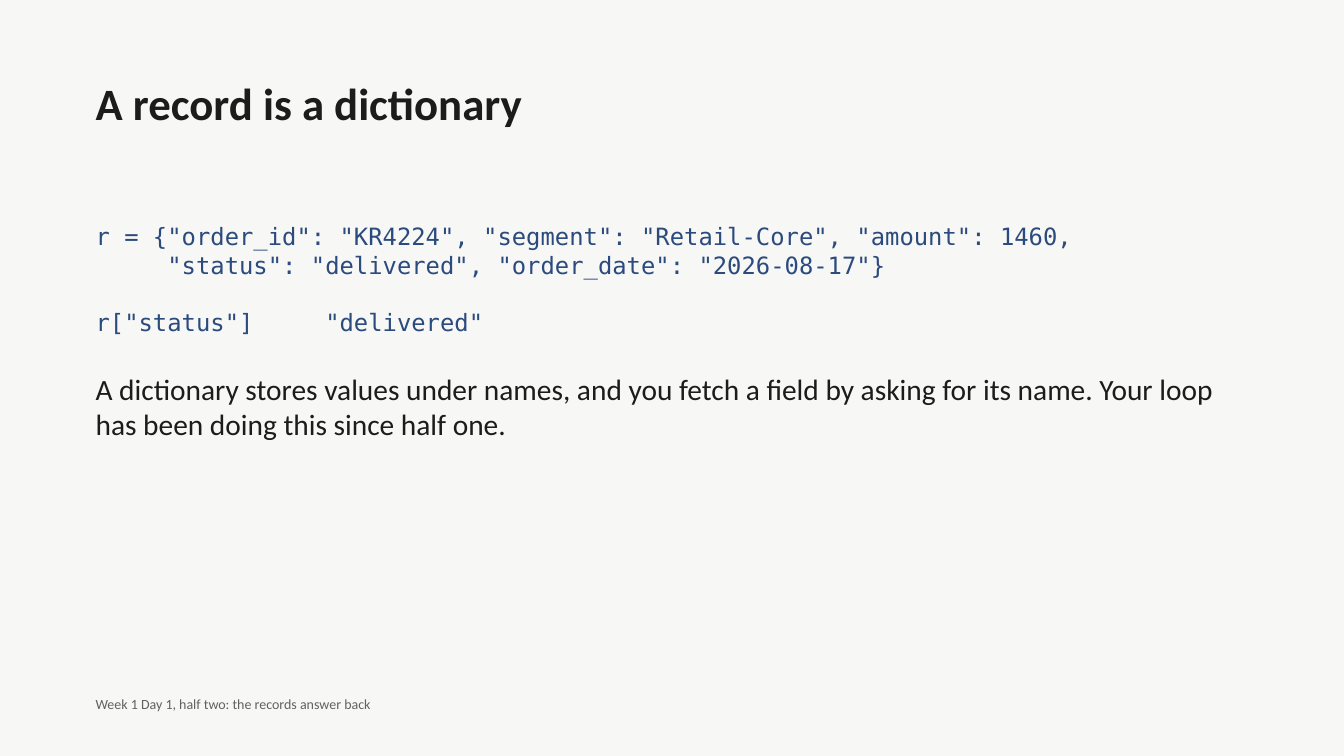
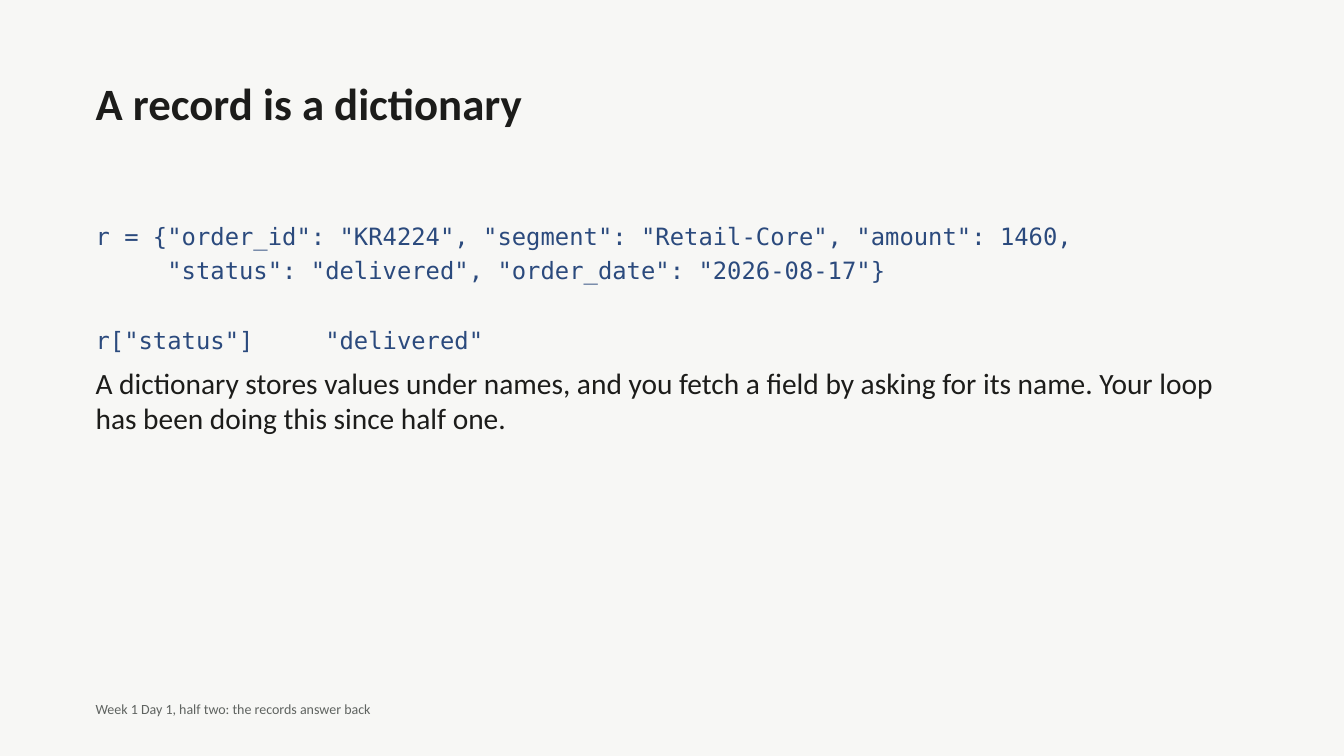
Before and after one commit to fde-academy-lab/c2-content-factory, a slide deck: slide 18 of content/W01/D1/C2_W01_D01_deck_half2_STUDENT.pptx. Drawn at 1344x756 pixels with LibreOffice and Linux fonts; fonts in the diff are those of the drawing. Boxes give left, top, right and bottom in pixels: in the first picture for what was removed or moved away, otherwise in the second. Text is boxed around its words. In the diff, an @@ line names an element or a change of style, - is before the commit and + after.

```diff
--- a/content/W01/D1/C2_W01_D01_deck_half2_STUDENT.pptx
+++ b/content/W01/D1/C2_W01_D01_deck_half2_STUDENT.pptx
@@ text "r = {"order_id": "KR4224", "segment": ..." at bbox=[96, 226, 1072, 352]: more space between paragraphs @@
@@ text at bbox=[96, 379, 1212, 440]: paragraph removed @@
-A dictionary stores values under names, and you fetch a field by asking for its name. Your loop has been doing this since half one.
@@ text added at bbox=[96, 373, 1212, 434], 21 pt, text #1C1C1A @@
+A dictionary stores values under names, and you fetch a field by asking for its name. Your loop has been doing this since half one.
@@ text "Week 1 Day 1, half ...": place and size @@
-text "Week 1 Day 1, half ..." at bbox=[96, 699, 370, 711]
+text "Week 1 Day 1, half ..." at bbox=[96, 704, 370, 716]
```
Also in this commit, not shown: 31 other slides changed, 7 other files.
